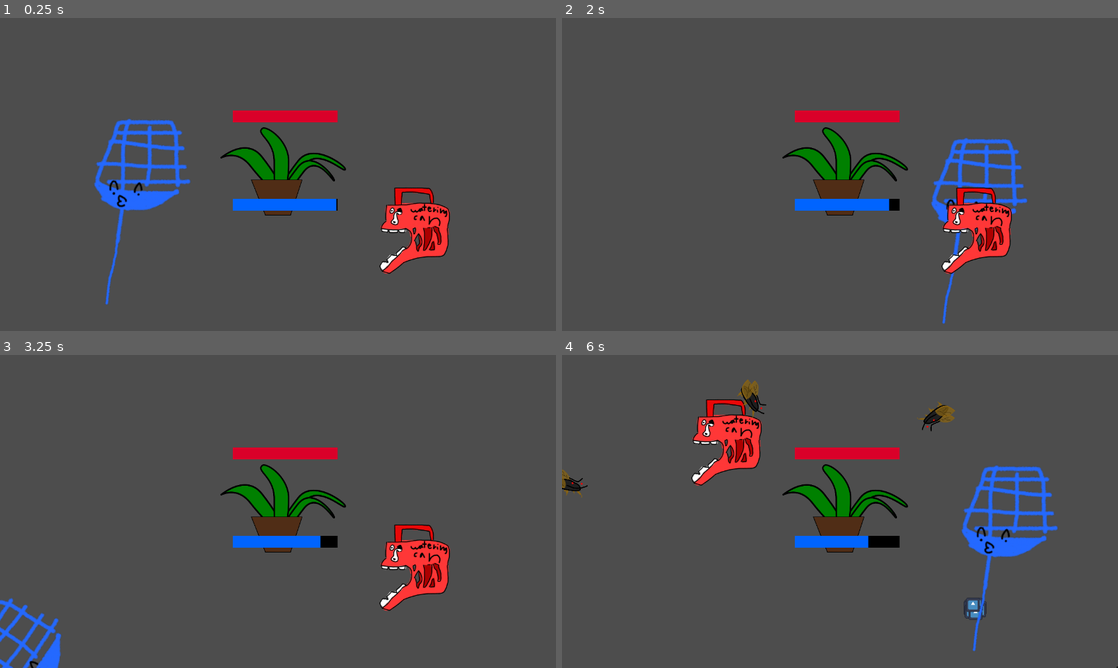
Above: before the commit, frames 1-4 (two rows, left to right).
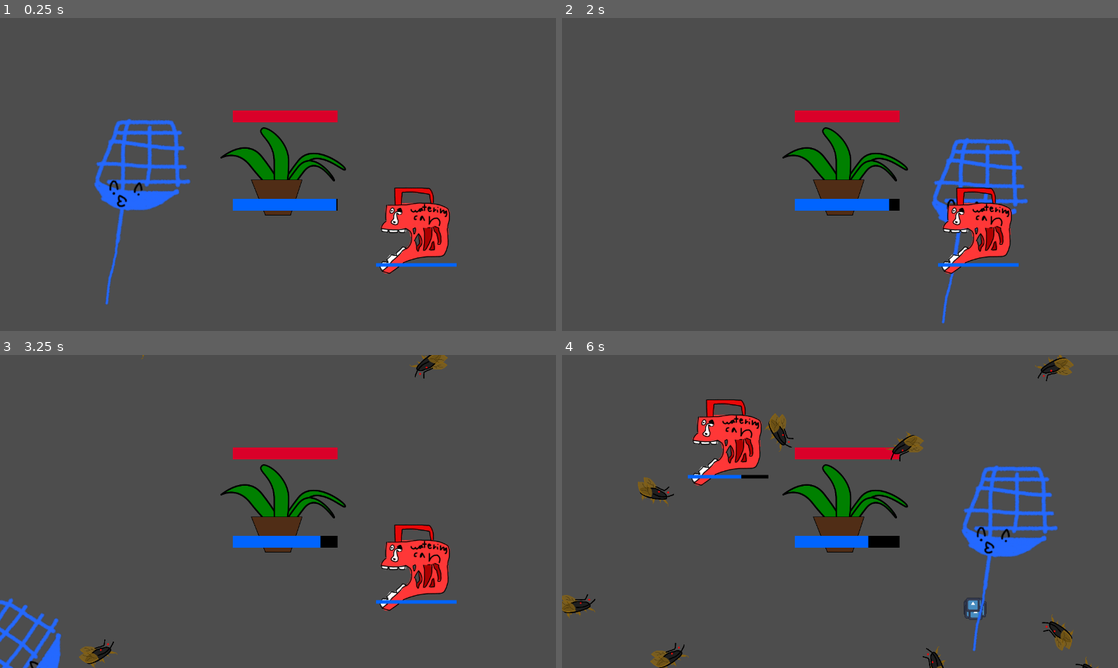
Above: after the commit, the same moments.

Repository: micycle8778/micheals-mansion
Game: Godot game, scene res://world/world.tscn
Two runs of this game, one before a commit and one after it. Both use one fixed random seed, a clock stepped at 60 frames per second and the inputs below. The engine's default icon, where the game draws it, is replaced by a stand-in: a white triangle on a blue panel in a dark square.
Inputs (mouse positions are in pixels of both pictures, inside the frame that each line leads up to):
- Up to frame 1 (0.25 s): no input
- Up to frame 2 (2 s): tap Enter at 0.5 s; move the mouse to (701, 212) at 0.52 s; hold Right mouse button (drop_tool) 0.53-1.28 s; click (701, 212) at 0.67 s; tap Space at 1.25 s; move the mouse to (979, 230) at 1.27 s; click (979, 230) at 1.35 s
- Up to frame 3 (3.25 s): move the mouse to (333, 442) at 2.02 s; hold Right mouse button (drop_tool) 2.03-2.78 s; click (333, 442) at 2.17 s; move the mouse to (77, 664) at 2.77 s; click (77, 664) at 2.85 s
- Up to frame 4 (6 s): move the mouse to (1006, 558) at 3.52 s; hold Right mouse button (drop_tool) 3.53-4.28 s; click (1006, 558) at 3.67 s; move the mouse to (990, 364) at 4.27 s; click (990, 364) at 4.35 s; move the mouse to (867, 511) at 5.02 s; hold Right mouse button (drop_tool) 5.03-5.78 s; click (867, 511) at 5.17 s; move the mouse to (756, 433) at 5.77 s; click (756, 433) at 5.85 s

The runs differ from the first frame. In frame 1, 0.2% of the frame differs, in the area x 67-83%, y 78-80%; in frame 2, 0.9%; in frame 3, 0.7%; in frame 4, 2.8%, in the area x 0-100%, y 0-100%.

Commit message:
refactor swatta
added water bar for watercan

Diff:
--- a/insect/insect.gd
+++ b/insect/insect.gd
@@ -2,11 +2,6 @@
 extends Area2D
 
 @export var speed := 200
-
-#func _input_event(_viewport: Viewport, event: InputEvent, _shape_idx: int) -> void:
-	#if event is InputEventMouseButton:
-		#if event.pressed:
-			#queue_free()
 
 func _ready() -> void:
 	if Plant.instance == null:
--- /dev/null
+++ b/swatta/insect_killer.gd
@@ -0,0 +1,9 @@
+extends Area2D
+
+@export var active := false
+
+func _physics_process(_delta: float) -> void:
+	if active:
+		for area in get_overlapping_areas():
+			if area is Insect:
+				area.queue_free()
--- a/swatta/swatta.gd
+++ b/swatta/swatta.gd
@@ -2,13 +2,6 @@
 extends Node2D
 
 @onready var animation_player: AnimationPlayer = %AnimationPlayer
-@onready var area_2d: Area2D = %Area2D
-
-func _physics_process(_delta: float) -> void:
-	if animation_player.current_animation == "swatting":
-		for area in area_2d.get_overlapping_areas():
-			if area is Insect:
-				area.queue_free()
 
 func _on_animation_player_animation_finished(anim_name: String) -> void:
 	if anim_name == "swatting":
--- a/swatta/swatta.tscn
+++ b/swatta/swatta.tscn
@@ -1,7 +1,8 @@
-[gd_scene load_steps=9 format=3 uid="uid://6dhpnejtjxh5"]
+[gd_scene load_steps=10 format=3 uid="uid://6dhpnejtjxh5"]
 
 [ext_resource type="Texture2D" uid="uid://ckxcnsodo7n2h" path="res://swatta/Swatta.webp" id="1_chh48"]
 [ext_resource type="Script" path="res://swatta/swatta.gd" id="1_j1ryj"]
+[ext_resource type="Script" path="res://swatta/insect_killer.gd" id="2_k15u4"]
 [ext_resource type="PackedScene" uid="uid://mqfmpypccn4t" path="res://tool/tool.tscn" id="3_4d1sl"]
 
 [sub_resource type="Animation" id="Animation_nmqr4"]
@@ -9,7 +10,7 @@
 tracks/0/type = "value"
 tracks/0/imported = false
 tracks/0/enabled = true
-tracks/0/path = NodePath("Area2D:rotation")
+tracks/0/path = NodePath("InsectKiller:rotation")
 tracks/0/interp = 1
 tracks/0/loop_wrap = true
 tracks/0/keys = {
@@ -18,21 +19,45 @@
 "update": 0,
 "values": [0.0]
 }
+tracks/1/type = "value"
+tracks/1/imported = false
+tracks/1/enabled = true
+tracks/1/path = NodePath("InsectKiller:active")
+tracks/1/interp = 1
+tracks/1/loop_wrap = true
+tracks/1/keys = {
+"times": PackedFloat32Array(0),
+"transitions": PackedFloat32Array(1),
+"update": 1,
+"values": [false]
+}
 
 [sub_resource type="Animation" id="Animation_lyl3l"]
 resource_name = "swatting"
-length = 0.5
+length = 0.75
 tracks/0/type = "value"
 tracks/0/imported = false
 tracks/0/enabled = true
-tracks/0/path = NodePath("Area2D:rotation")
+tracks/0/path = NodePath("InsectKiller:rotation")
 tracks/0/interp = 1
 tracks/0/loop_wrap = true
 tracks/0/keys = {
-"times": PackedFloat32Array(0, 0.1, 0.5),
-"transitions": PackedFloat32Array(0.189465, 22.6275, 0.129408),
+"times": PackedFloat32Array(0, 0.1, 0.5, 0.75),
+"transitions": PackedFloat32Array(0.189465, 22.6275, 0.129408, 1),
 "update": 0,
-"values": [0.0, -0.983873, 1.14779]
+"values": [0.0, -0.983873, 1.14779, 0.0]
+}
+tracks/1/type = "value"
+tracks/1/imported = false
+tracks/1/enabled = true
+tracks/1/path = NodePath("InsectKiller:active")
+tracks/1/interp = 1
+tracks/1/loop_wrap = true
+tracks/1/keys = {
+"times": PackedFloat32Array(0.5, 0.75),
+"transitions": PackedFloat32Array(1, 1),
+"update": 1,
+"values": [true, false]
 }
 
 [sub_resource type="AnimationLibrary" id="AnimationLibrary_cy7j2"]
@@ -56,13 +81,14 @@
 "": SubResource("AnimationLibrary_cy7j2")
 }
 
-[node name="Area2D" type="Area2D" parent="."]
+[node name="InsectKiller" type="Area2D" parent="."]
 unique_name_in_owner = true
+script = ExtResource("2_k15u4")
 
-[node name="Swatta" type="Sprite2D" parent="Area2D"]
+[node name="Swatta" type="Sprite2D" parent="InsectKiller"]
 texture = ExtResource("1_chh48")
 
-[node name="CollisionShape2D" type="CollisionShape2D" parent="Area2D"]
+[node name="CollisionShape2D" type="CollisionShape2D" parent="InsectKiller"]
 position = Vector2(0.5, -197)
 shape = SubResource("RectangleShape2D_oxmn6")
 
--- a/watercan/watercan.gd
+++ b/watercan/watercan.gd
@@ -7,8 +7,16 @@
 
 @onready var animation_player: AnimationPlayer = $AnimationPlayer
 @onready var water_spawn_position: Marker2D = %WaterSpawnPosition
+@onready var water_bar: ProgressBar = %WaterBar
 
-@onready var contained_water := max_contained_water
+@onready var contained_water := max_contained_water:
+	set(v):
+		contained_water = v
+		water_bar.value = v
+
+func _ready() -> void:
+	water_bar.max_value = max_contained_water
+	water_bar.value = contained_water
 
 func spawn_waters() -> void:
 	contained_water -= 1
@@ -21,7 +29,8 @@
 		get_tree().current_scene.add_child(water)
 
 func _on_tool_used() -> void:
-	animation_player.play("pouring")
+	if contained_water >= 1:
+		animation_player.play("pouring")
 
 func _on_animation_player_animation_finished(anim_name: String) -> void:
 	if anim_name == "pouring":
--- a/watercan/watercan.tscn
+++ b/watercan/watercan.tscn
@@ -62,6 +62,12 @@
 [sub_resource type="RectangleShape2D" id="RectangleShape2D_g8i6j"]
 size = Vector2(201, 201)
 
+[sub_resource type="StyleBoxFlat" id="StyleBoxFlat_xmfdo"]
+bg_color = Color(0, 0, 0, 1)
+
+[sub_resource type="StyleBoxFlat" id="StyleBoxFlat_4srst"]
+bg_color = Color(0, 0.392157, 1, 1)
+
 [node name="Watercan" type="Area2D"]
 script = ExtResource("1_p7hrf")
 water_scene = ExtResource("2_napvh")
@@ -90,6 +96,18 @@
 position = Vector2(-4.5, 4.5)
 shape = SubResource("RectangleShape2D_g8i6j")
 
+[node name="WaterBar" type="ProgressBar" parent="."]
+unique_name_in_owner = true
+offset_left = -92.0
+offset_top = 79.0
+offset_right = 93.0
+offset_bottom = 87.0
+theme_override_colors/font_color = Color(0, 0, 0, 0)
+theme_override_font_sizes/font_size = 1
+theme_override_styles/background = SubResource("StyleBoxFlat_xmfdo")
+theme_override_styles/fill = SubResource("StyleBoxFlat_4srst")
+value = 50.0
+
 [connection signal="used" from="Tool" to="." method="_on_tool_used"]
 [connection signal="animation_changed" from="AnimationPlayer" to="." method="_on_animation_player_animation_changed"]
 [connection signal="animation_finished" from="AnimationPlayer" to="." method="_on_animation_player_animation_finished"]
--- a/world/world.gd
+++ b/world/world.gd
@@ -13,13 +13,14 @@
 	while true:
 		await get_tree().create_timer(spawn_timer).timeout
 
-		var curve := spawning_path.curve
-		var sample := randf() * curve.point_count
-		var spawn_pos := spawning_path.curve.samplef(sample)
-		var insect: Insect = insect_scene.instantiate()
+		for i in range(2):
+			var curve := spawning_path.curve
+			var sample := randf() * curve.point_count
+			var spawn_pos := spawning_path.curve.samplef(sample)
+			var insect: Insect = insect_scene.instantiate()
 
-		insect.position = spawn_pos
-		add_child(insect)
+			insect.position = spawn_pos
+			add_child(insect)
 
 		spawn_timer = max(spawn_timer - spawn_ramp, spawn_timer)
 
Not shown: 1 places in watercan/watercan.tscn that only renumber resources
